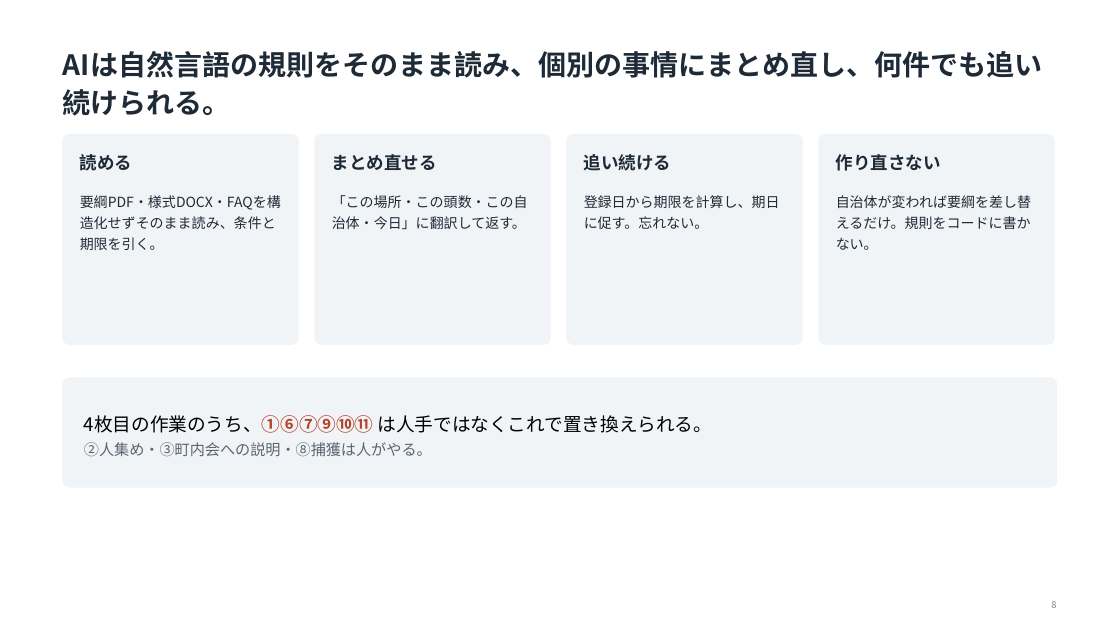
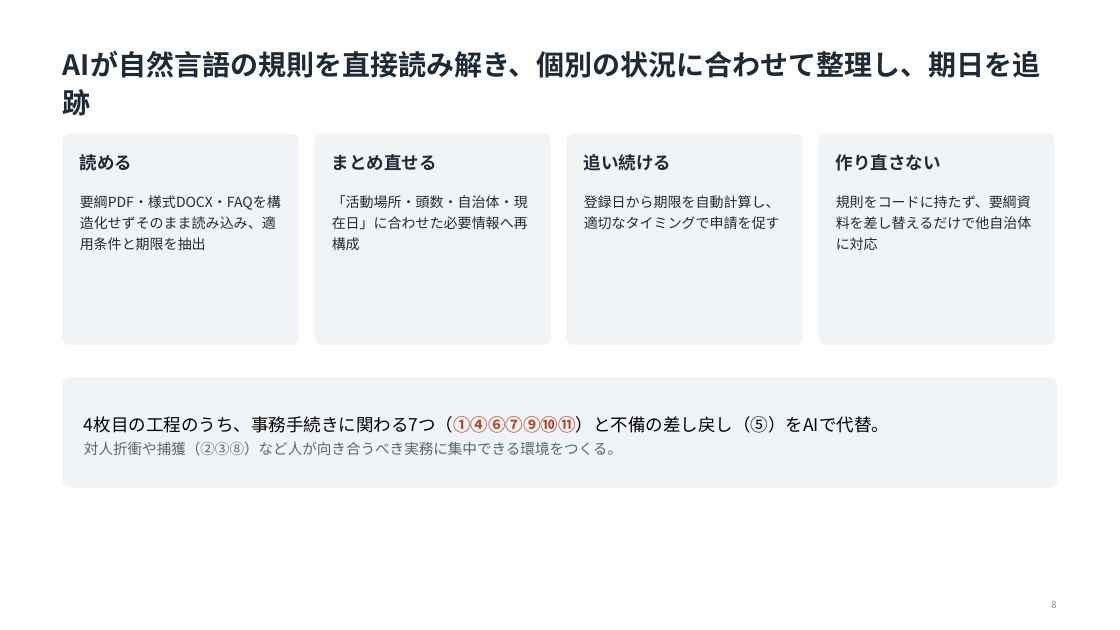
Before and after one commit to tsurutontan634/VORN, a slide deck: slide 8 of docs/deck3/nekonote_VORN2026.pptx. Drawn at 1120x630 pixels with LibreOffice and Linux fonts; fonts in the diff are those of the drawing. Boxes give left, top, right and bottom in pixels: in the first picture for what was removed or moved away, otherwise in the second. Text is boxed around its words. In the diff, an @@ line names an element or a change of style, - is before the commit and + after.

```diff
--- a/docs/deck3/nekonote_VORN2026.pptx
+++ b/docs/deck3/nekonote_VORN2026.pptx
@@ text at [63, 51, 1040, 116]: text changed @@
-AIは自然言語の規則をそのまま読み、個別の事情にまとめ直し、何件でも追い続けられる。
+AIが自然言語の規則を直接読み解き、個別の状況に合わせて整理し、期日を追跡
@@ text at [80, 195, 281, 250]: text changed @@
-要綱PDF・様式DOCX・FAQを構造化せずそのまま読み、条件と期限を引く。
+要綱PDF・様式DOCX・FAQを構造化せずそのまま読み込み、適用条件と期限を抽出
@@ text at [332, 195, 528, 250]: text changed @@
-「この場所・この頭数・この自治体・今日」に翻訳して返す。
+「活動場所・頭数・自治体・現在日」に合わせた必要情報へ再構成
@@ text at [584, 195, 780, 229]: text changed @@
-登録日から期限を計算し、期日に促す。忘れない。
+登録日から期限を自動計算し、適切なタイミングで申請を促す
@@ text at [836, 195, 1032, 250]: text changed @@
-自治体が変われば要綱を差し替えるだけ。規則をコードに書かない。
+規則をコードに持たず、要綱資料を差し替えるだけで他自治体に対応
@@ text at [84, 416, 889, 455]: text changed; size 16 to 15 pt @@
-4枚目の作業のうち、①⑥⑦⑨⑩⑪ は人手ではなくこれで置き換えられる。
-②人集め・③町内会への説明・⑧捕獲は人がやる。
+4枚目の工程のうち、事務手続きに関わる7つ（①④⑥⑦⑨⑩⑪）と不備の差し戻し（⑤）をAIで代替。
+対人折衝や捕獲（②③⑧）など人が向き合うべき実務に集中できる環境をつくる。
```
Also in this commit, not shown: 17 other slides changed, 5 other files.
